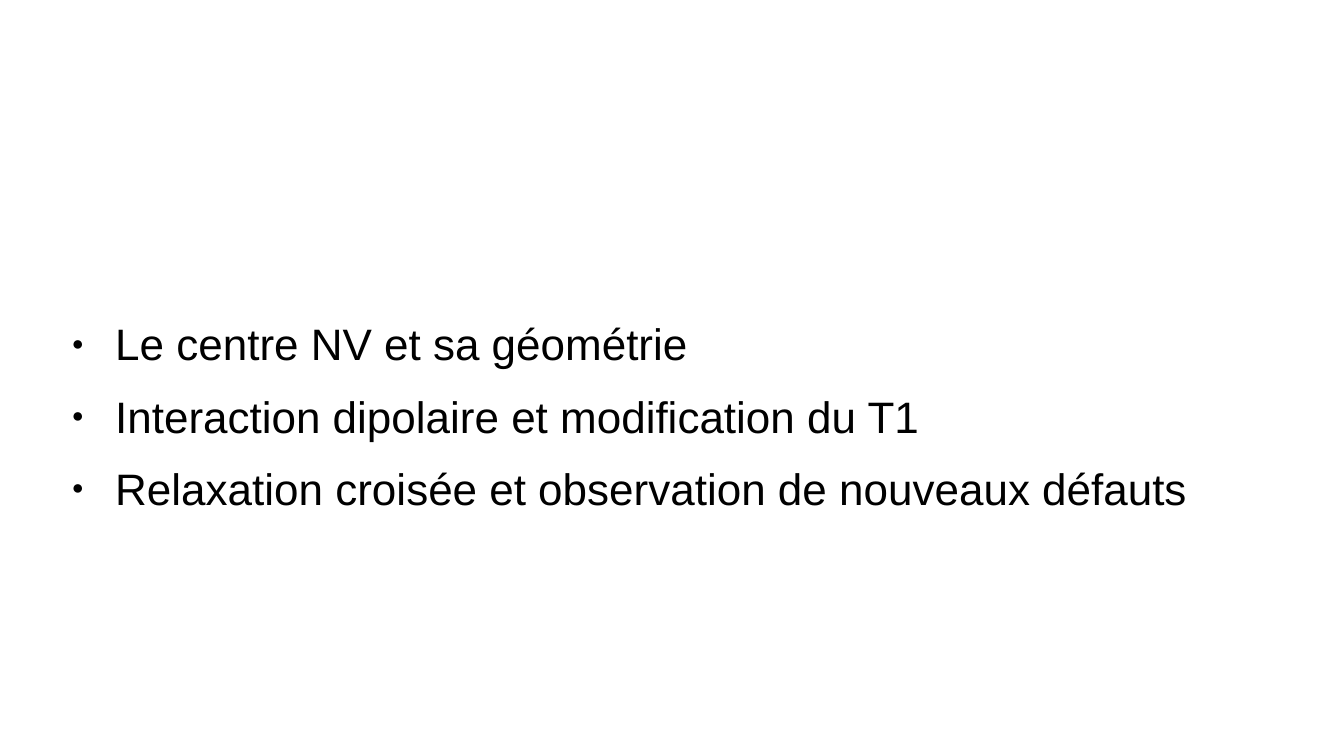
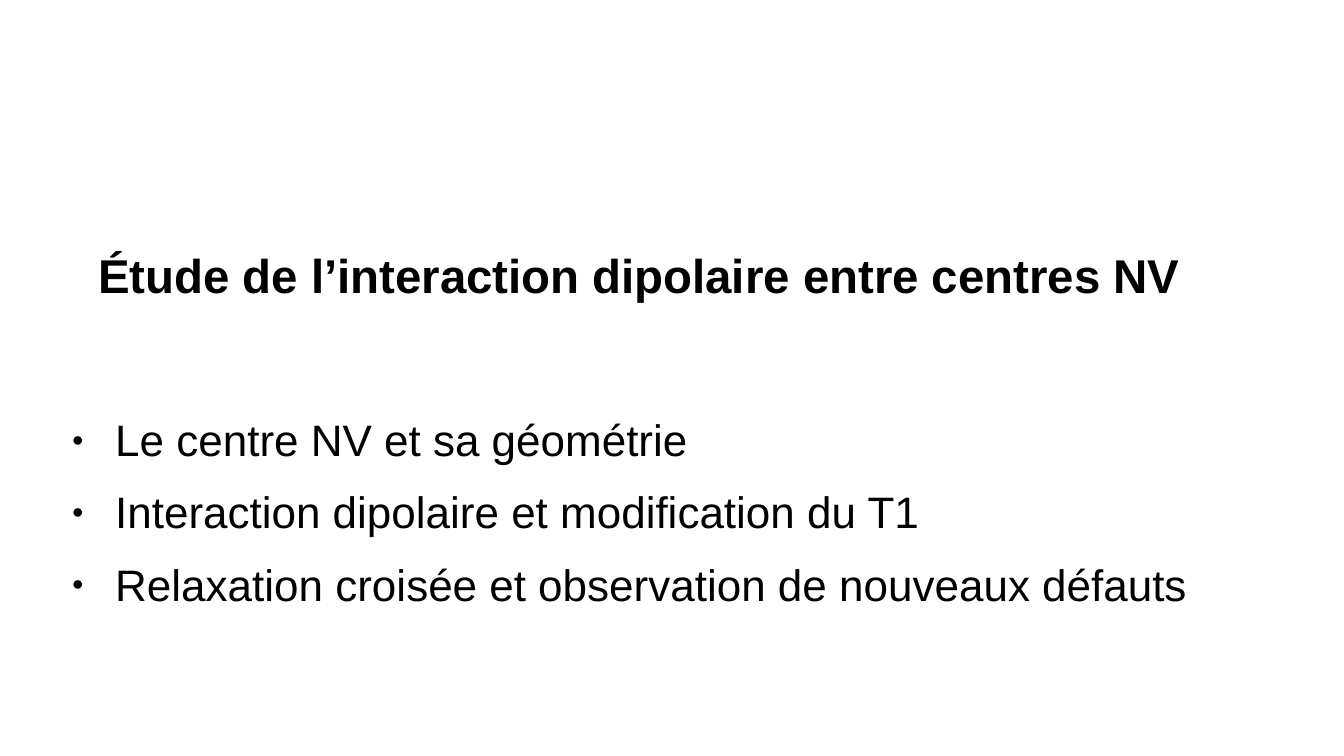
Before and after one commit to cpelletm/these, a slide deck: slide 1 of abstract/Commité suivi/Prez_commité.odp. Drawn at 1344x756 pixels with LibreOffice and Linux fonts; fonts in the diff are those of the drawing; background and template pictures are left out. Boxes give left, top, right and bottom in pixels: in the first picture for what was removed or moved away, otherwise in the second. Text is boxed around its words. In the diff, an @@ line names an element or a change of style, - is before the commit and + after.

```diff
--- a/abstract/Commité suivi/Prez_commité.odp
+++ b/abstract/Commité suivi/Prez_commité.odp
@@ text added at (98, 255, 1180, 302), 28 pt, text #000000, bold @@
+Étude de l’interaction dipolaire entre centres NV
@@ text "Le centre NV et sa ...": place and size @@
-text "Le centre NV et sa ..." at (115, 327, 1186, 506)
+text "Le centre NV et sa ..." at (115, 423, 1186, 602)
```
Also in this commit, not shown: 2 slides added, 3 other files.
